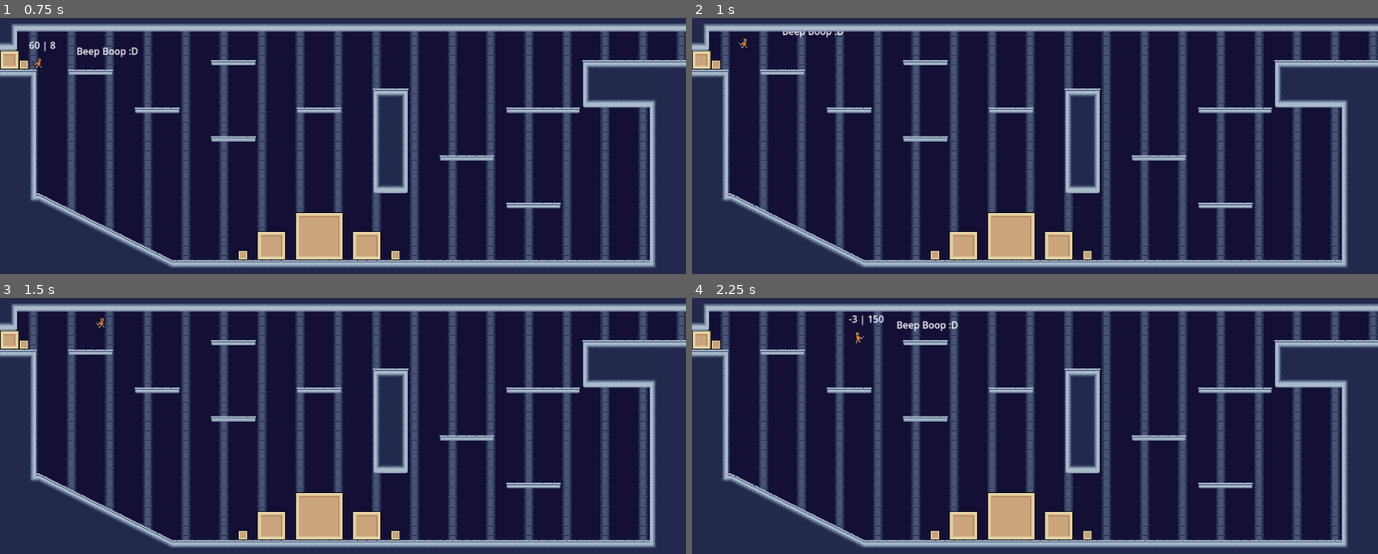
Above: before the commit, frames 1-4 (two rows, left to right).
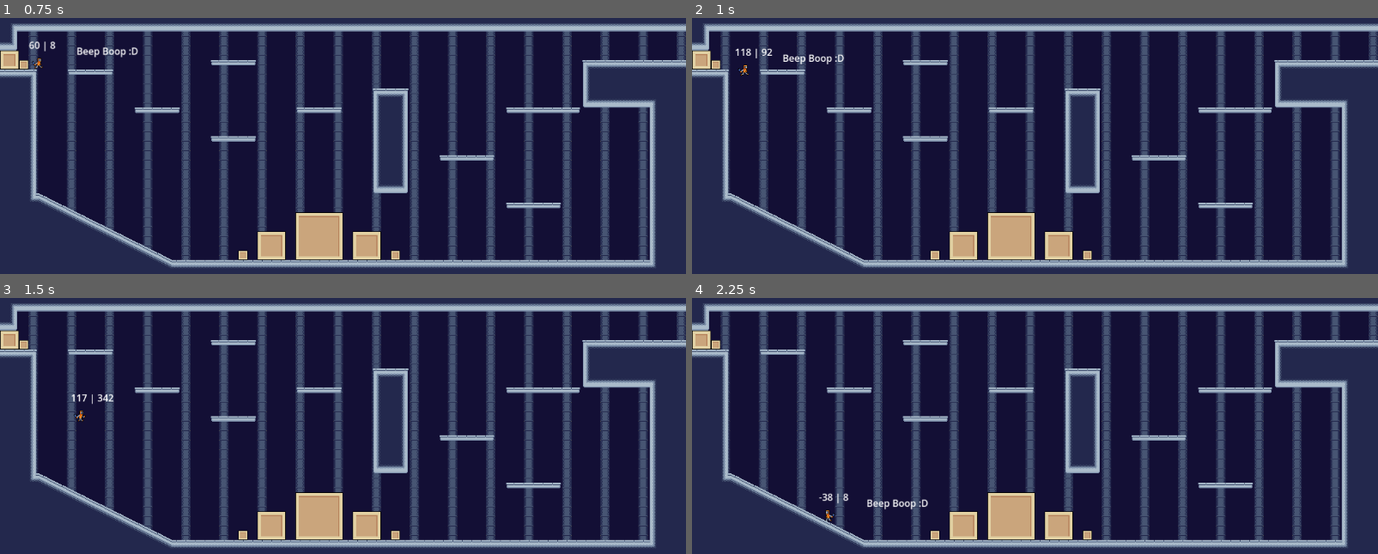
Above: after the commit, the same moments.

Repository: Cradac/H.O.R.S.T.
Game: Godot game, scene res://basic_scene.tscn
Two runs of this game, one before a commit and one after it. Both use one fixed random seed, a clock stepped at 60 frames per second and the inputs below. The engine's default icon, where the game draws it, is replaced by a stand-in: a white triangle on a blue panel in a dark square.
Inputs:
- Up to frame 1 (0.75 s): tap Enter at 0.5 s; hold Right (move_right) from 0.53 s (still down); hold F (action) from 0.53 s (still down)
- Up to frame 2 (1 s): keep holding Right (move_right); keep holding F (action); tap Space (jump) at 0.77, 0.8 s
- Up to frame 3 (1.5 s): keep holding Right (move_right); tap Space (jump) at 1.07, 1.35 s; release F (action) at 1.28 s
- Up to frame 4 (2.25 s): tap Space (jump) at 1.52, 1.82, 2 s; tap F (action) at 1.55 s; release Right (move_right) at 2.03 s; hold Left (move_left) from 2.03 s (still down); hold F (action) from 2.03 s (still down)

Frame 1 is identical in both runs. In frame 2, 0.4% of the frame differs, in the area x 6-23%, y 5-23%; in frame 3, 0.1%; in frame 4, 0.6%, in the area x 18-39%, y 6-88%.

Commit message:
Charged Jump

Diff:
--- a/Character.gd
+++ b/Character.gd
@@ -24,8 +24,6 @@
 
 
 @onready var axis = Vector2.ZERO
-
-const DoubleJump = preload("res://extensions/DoubleJump.gd")
 
 func move(delta):
 	var x  = 0
@@ -83,7 +81,15 @@
 
 func action():
 	if Input.is_action_pressed("action"):
-		extensions.push_back(DoubleJump.new())
+		equip(ChargedJump.new())
 		get_node("Label").visible = true
 	else:
 		get_node("Label").visible = false
+
+func equip(extension: Extension):
+	extension.handle_pickup(self)
+	extensions.push_back(extension)
+
+func drop(slot_index):
+	extensions[slot_index].handle_drop(self)
+	extensions.remove_at(slot_index)
--- /dev/null
+++ b/extensions/ChargedJump.gd
@@ -0,0 +1,26 @@
+class_name ChargedJump extends Extension
+
+var started_charging
+@export var charge_jump_force = 350.0
+@export var charge_duration = 1000.0
+
+
+func handle_pickup(character: Player):
+	character.normal_jump = false
+
+func handle_action(character: Player, delta):
+	if Input.is_action_just_released("jump") && character.is_on_floor():
+		var time_charged = Time.get_ticks_msec() - started_charging
+		var boost = min((time_charged/charge_duration)*charge_jump_force, charge_jump_force)
+		print(str(time_charged) + " " + str(boost))
+		character.jump(character.JUMP_FORCE + boost)
+
+
+	if Input.is_action_just_pressed("jump") && character.is_on_floor():
+		started_charging = Time.get_ticks_msec()
+
+	if Input.is_action_pressed("jump") && character.is_on_floor():
+		character._animated_sprite.play("landing")
+
+func handle_drop(character: Player):
+	character.normal_jump = true
--- a/extensions/DoubleJump.gd
+++ b/extensions/DoubleJump.gd
@@ -1,4 +1,4 @@
-extends Extension
+class_name DoubleJump extends Extension
 
 var used_jump = false
 var last_on_floor = Time.get_ticks_msec()
--- a/extensions/Extension.gd
+++ b/extensions/Extension.gd
@@ -5,6 +5,10 @@
 func handle_action(character: Player, delta):
 	pass
 
-func handle_drop():
+func handle_drop(character: Player):
 	# Handle cleanup of any lingering effects
 	pass
+
+func handle_pickup(character: Player):
+	# Handle setup of any effects
+	pass
